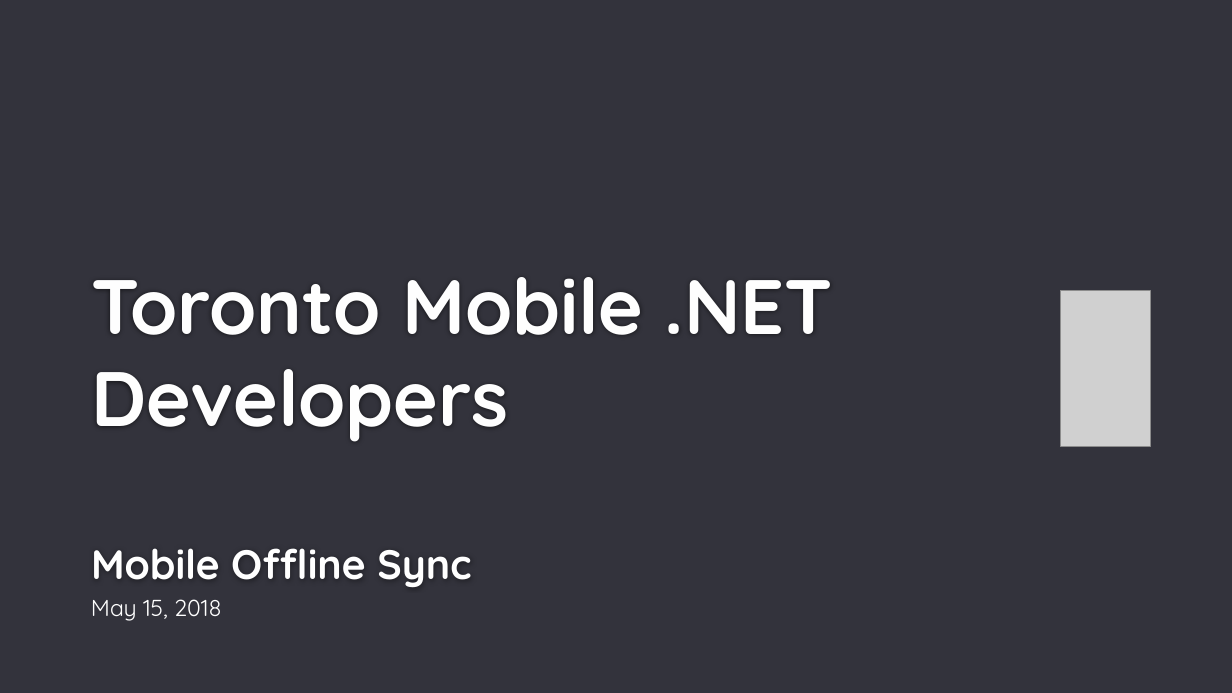
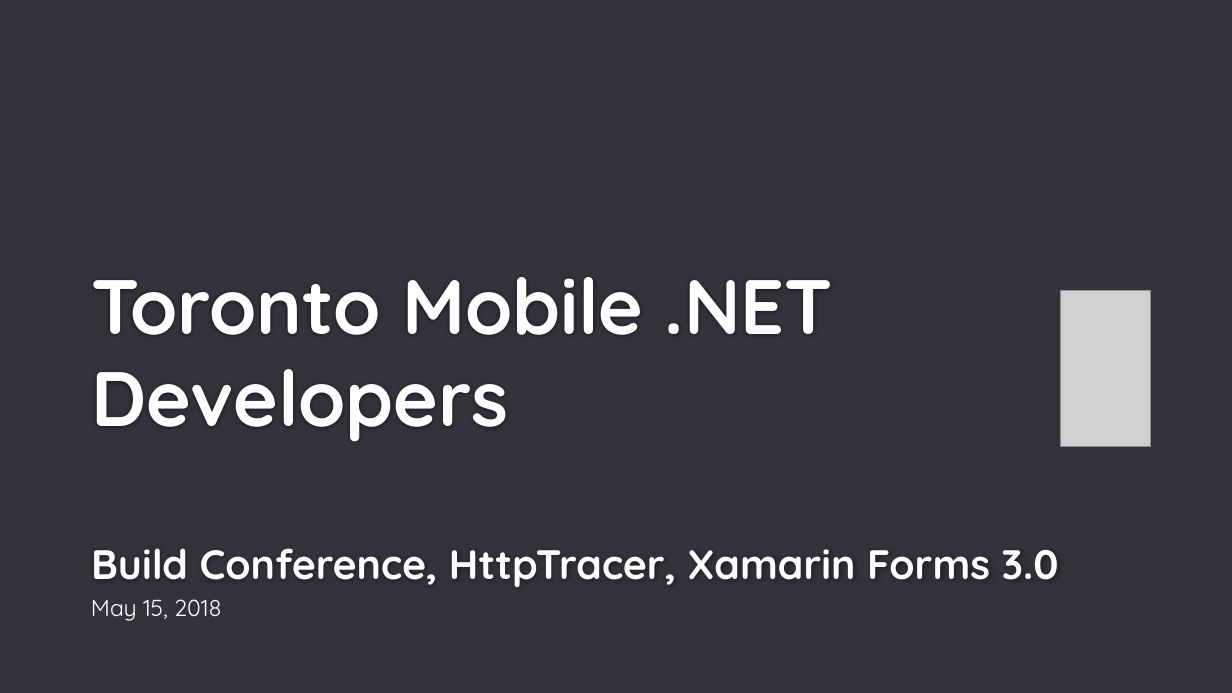
Before and after one commit to TorontoMobileDevelopers/Presentations, a slide deck: slide 1 of 2018-05-15_Build_HttpTracer_XF3/2018-05-15_Build_HttpTracer_XF3.pptx. Drawn at 1232x693 pixels with LibreOffice and Linux fonts; fonts in the diff are those of the drawing; grey boxes stand for pictures; background and template pictures are left out. Boxes give left, top, right and bottom in pixels: in the first picture for what was removed or moved away, otherwise in the second. Text is boxed around its words. In the diff, an @@ line names an element or a change of style, - is before the commit and + after.

```diff
--- a/2018-05-15_Build_HttpTracer_XF3/2018-05-15_Build_HttpTracer_XF3.pptx
+++ b/2018-05-15_Build_HttpTracer_XF3/2018-05-15_Build_HttpTracer_XF3.pptx
@@ subtitle at [91, 548, 1059, 587]: text changed @@
-Mobile Offline Sync
+Build Conference, HttpTracer, Xamarin Forms 3.0
```
Also in this commit, not shown: 1 other slide changed, 3 slides added, 1 slide removed, 1 other file.
